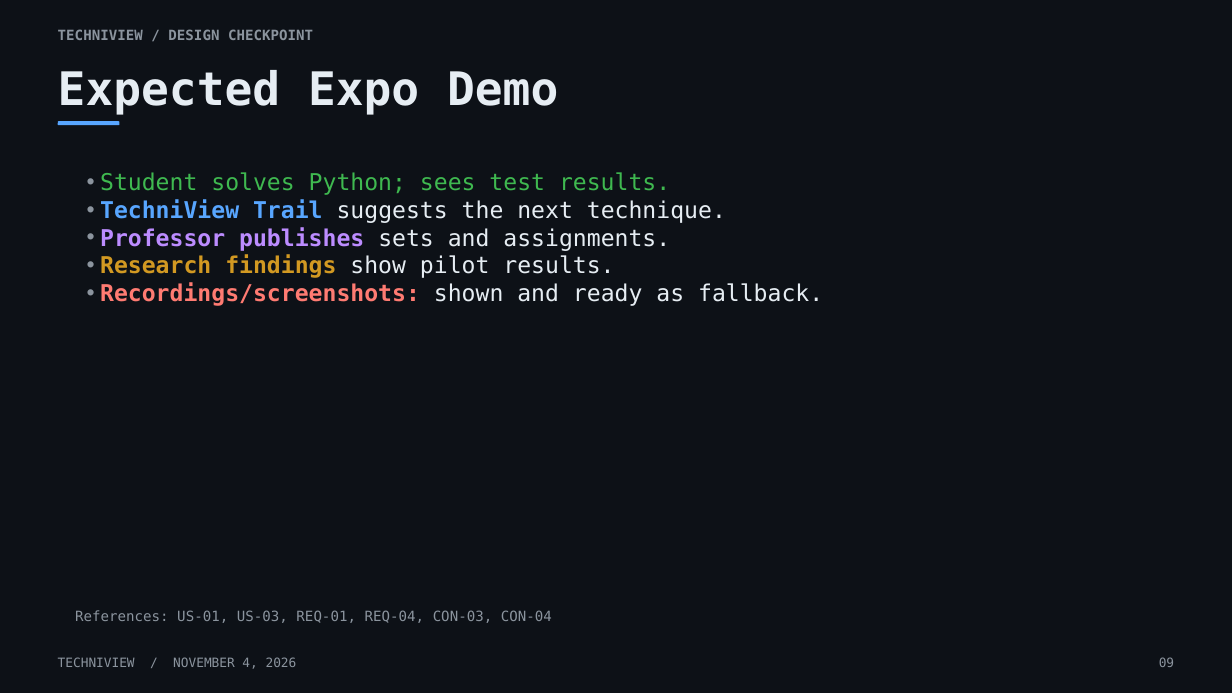
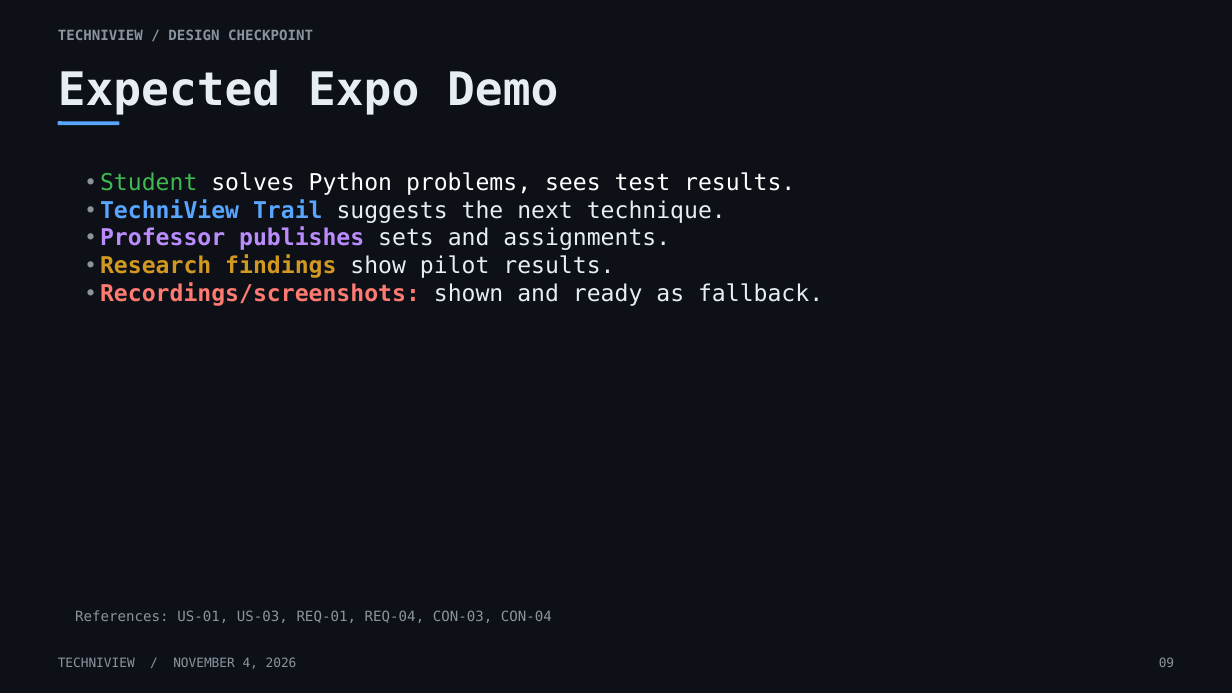
Before and after one commit to techniview/techniview, a slide deck: slide 9 of presentation/TechniView_Presentation.pptx. Drawn at 1232x693 pixels with LibreOffice and Linux fonts; fonts in the diff are those of the drawing. Boxes give left, top, right and bottom in pixels: in the first picture for what was removed or moved away, otherwise in the second. Text is boxed around its words. In the diff, an @@ line names an element or a change of style, - is before the commit and + after.

```diff
--- a/presentation/TechniView_Presentation.pptx
+++ b/presentation/TechniView_Presentation.pptx
@@ text at [100, 172, 795, 195]: text changed; text colour #3FB950 to #FFFFFF @@
-• Student solves Python; sees test results.
+• Student solves Python problems, sees test results.
```
Also in this commit, not shown: 11 other slides changed, 47 other files.
